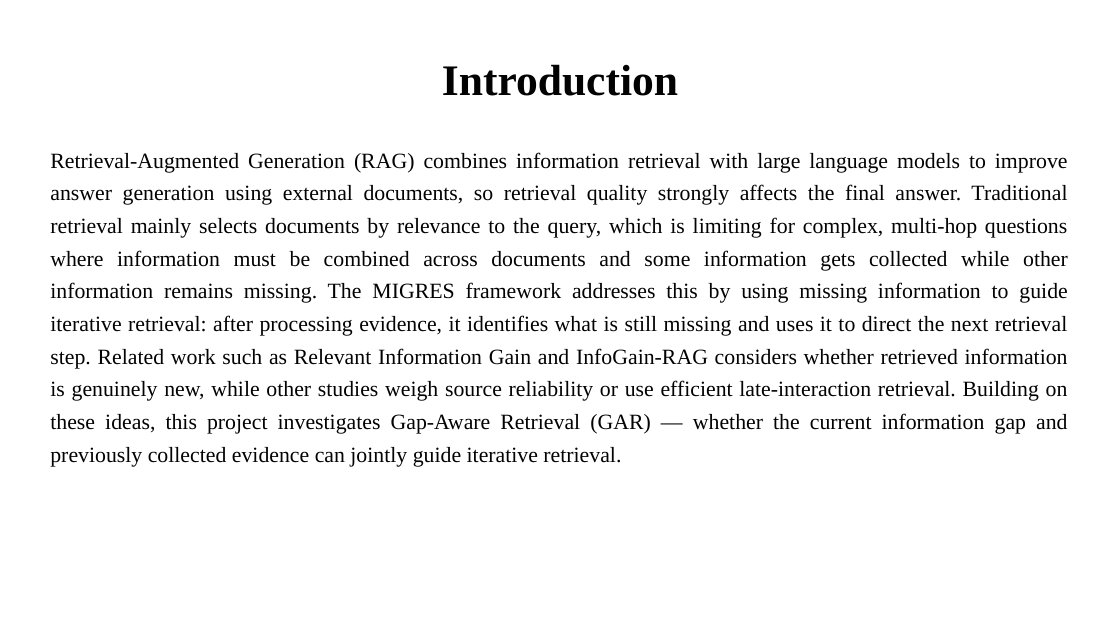
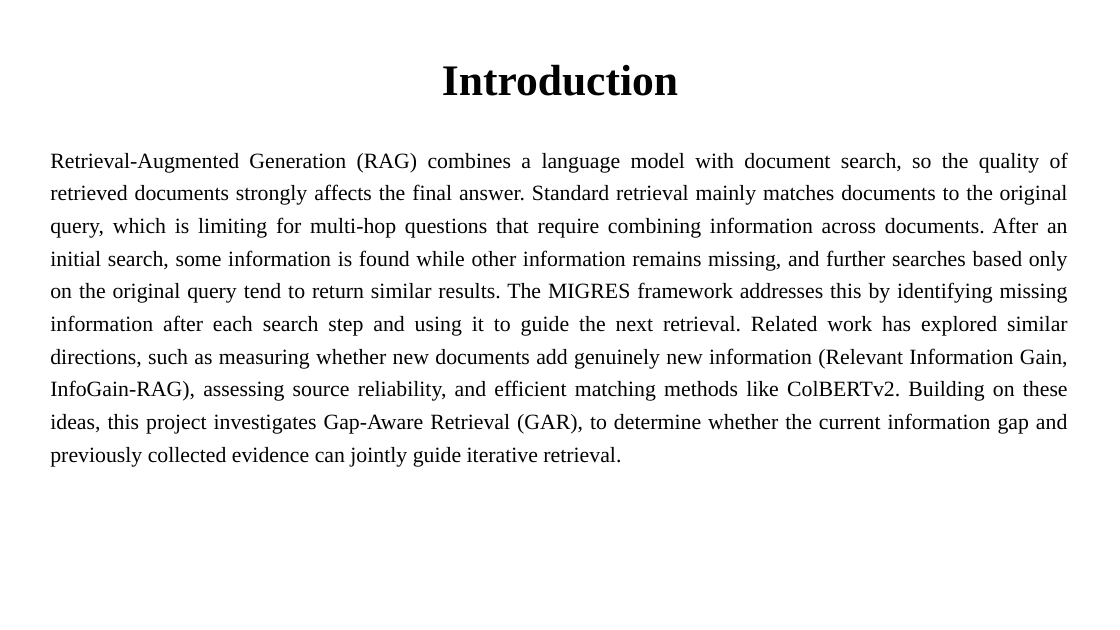
Before and after one commit to KunalDahal/State-Aware-Retrieval, a slide deck: slide 3 of methodology/presentation/ppt1.pptx. Drawn at 1120x630 pixels with LibreOffice and Linux fonts; fonts in the diff are those of the drawing. Boxes give left, top, right and bottom in pixels: in the first picture for what was removed or moved away, otherwise in the second. Text is boxed around its words. In the diff, an @@ line names an element or a change of style, - is before the commit and + after.

```diff
--- a/methodology/presentation/ppt1.pptx
+++ b/methodology/presentation/ppt1.pptx
@@ text at [50,152,1068,467]: text changed @@
-Retrieval-Augmented Generation (RAG) combines information retrieval with large language models to improve answer generation using external documents, so retrieval quality strongly affects the final answer. Traditional retrieval mainly selects documents by relevance to the query, which is limiting for complex, multi-hop questions where information must be combined across documents and some information gets collected while other information remains missing. The MIGRES framework addresses this by using missing information to guide iterative retrieval: after processing evidence, it identifies what is still missing and uses it to direct the next retrieval step. Related work such as Relevant Information Gain and InfoGain-RAG considers whether retrieved information is genuinely new, while other studies weigh source reliability or use efficient late-interaction retrieval. Building on these ideas, this project investigates Gap-Aware Retrieval (GAR) — whether the current information gap and previously collected evidence can jointly guide iterative retrieval.
+Retrieval-Augmented Generation (RAG) combines a language model with document search, so the quality of retrieved documents strongly affects the final answer. Standard retrieval mainly matches documents to the original query, which is limiting for multi-hop questions that require combining information across documents. After an initial search, some information is found while other information remains missing, and further searches based only on the original query tend to return similar results. The MIGRES framework addresses this by identifying missing information after each search step and using it to guide the next retrieval. Related work has explored similar directions, such as measuring whether new documents add genuinely new information (Relevant Information Gain, InfoGain-RAG), assessing source reliability, and efficient matching methods like ColBERTv2. Building on these ideas, this project investigates Gap-Aware Retrieval (GAR), to determine whether the current information gap and previously collected evidence can jointly guide iterative retrieval.
```
Also in this commit, not shown: 17 other slides changed, 1 other file.
